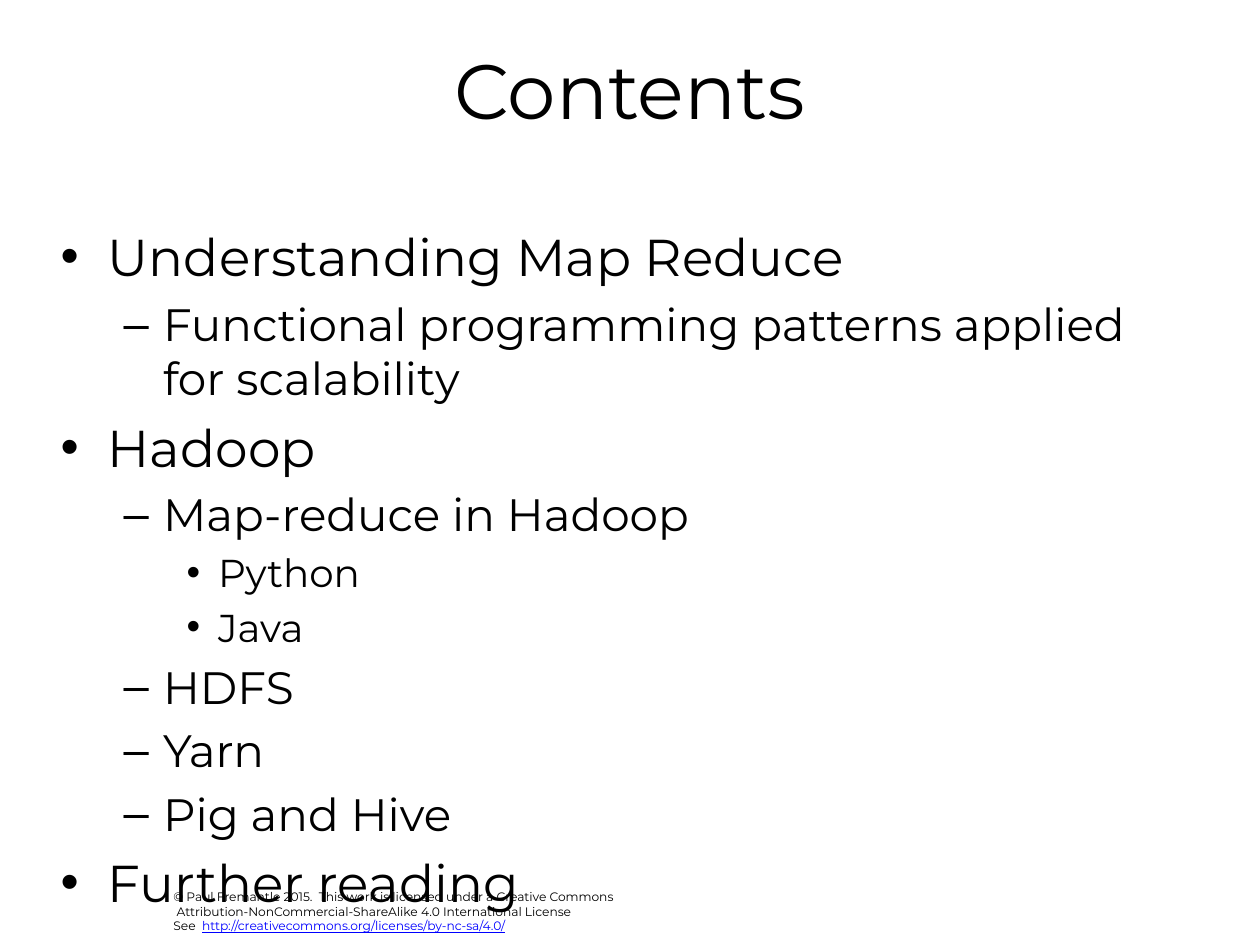
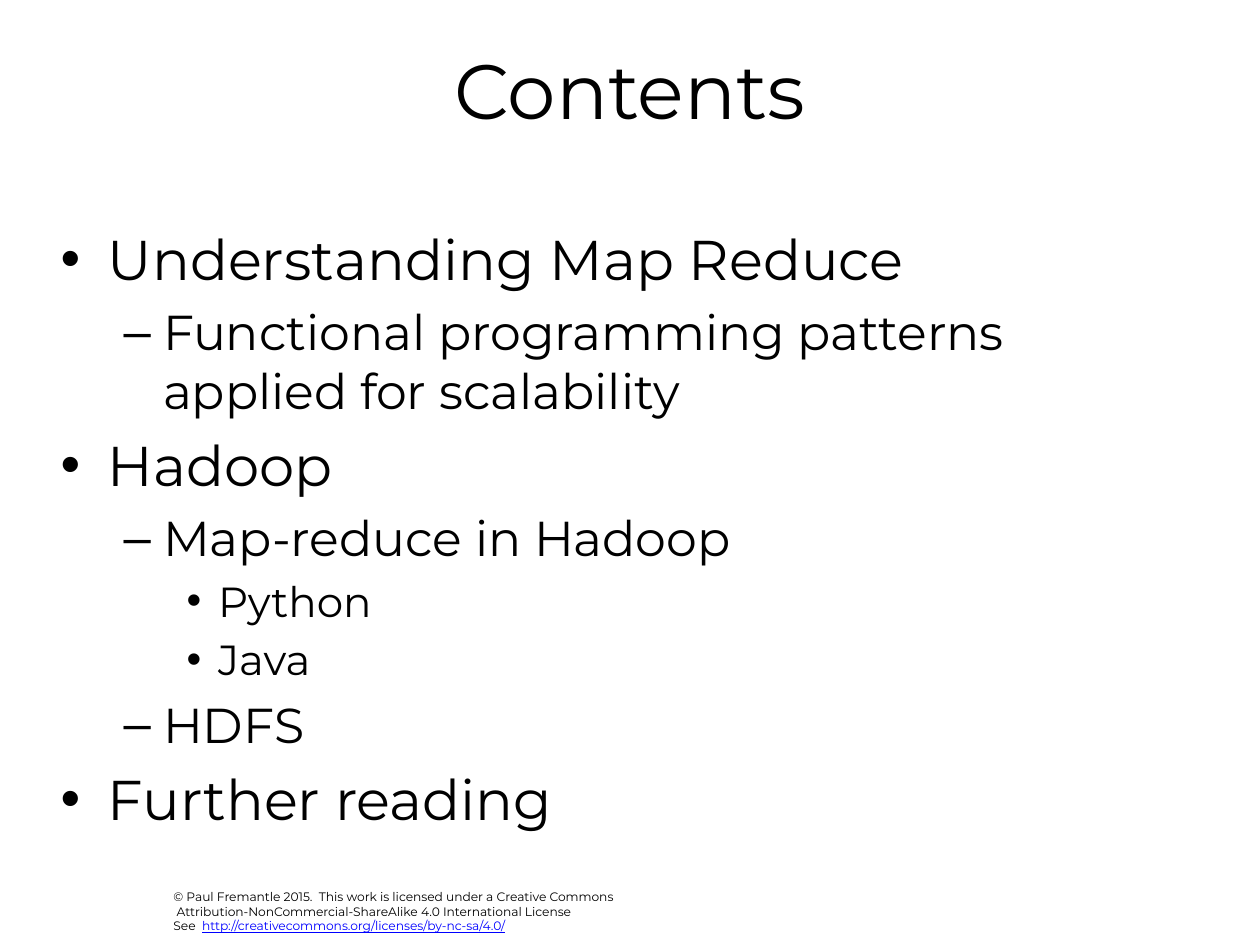
Before and after one commit to julieweeds/BigData, a slide deck: slide 2 of pres-source/02-map-reduce.pptx. Drawn at 1260x945 pixels with LibreOffice and Linux fonts; fonts in the diff are those of the drawing; background and template pictures are left out. Boxes give left, top, right and bottom in pixels: in the first picture for what was removed or moved away, otherwise in the second. Text is boxed around its words. In the diff, an @@ line names an element or a change of style, - is before the commit and + after.

```diff
--- a/pres-source/02-map-reduce.pptx
+++ b/pres-source/02-map-reduce.pptx
@@ text "Understanding Map Reduce" at (108,238,1004,831): size 29.6 to 32 pt in "Understanding Map Reduce", "Hadoop", "Further reading"; size 25.9 to 28 pt in "Functional programming patterns applied for scalability", "Map-reduce in Hadoop", "HDFS"; size 22.2 to 24 pt in "Python", "Java" @@
@@ text at (163,735,451,840): paragraphs removed @@
-  – Yarn
-  – Pig and Hive
```
Also in this commit, not shown: 5 other slides changed, 10 slides added, 3 other files.
